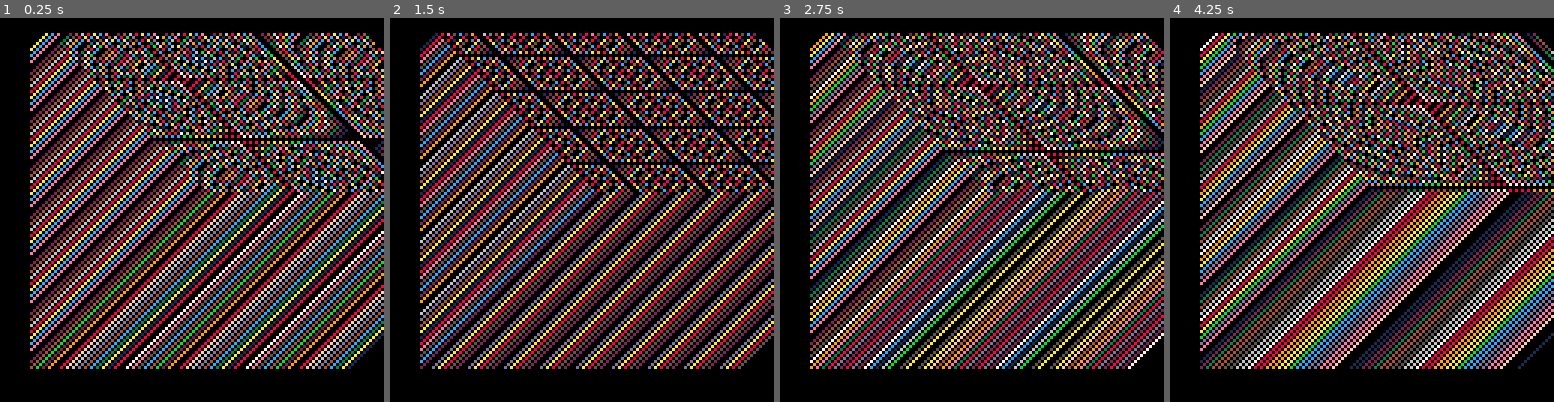
Above: before the commit, frames 1-4 (left to right).
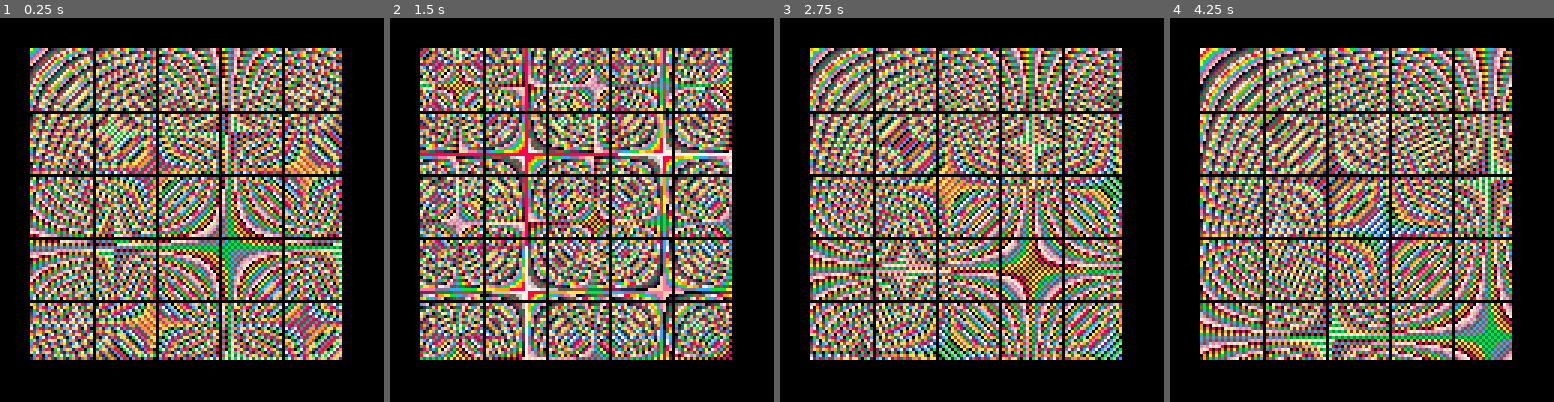
Above: after the commit, the same moments.

Repository: 0x4D5352/mussar.p8
Game: PICO-8 cartridge rainbow_cube.p8
The game is run twice, just before and just after one commit, with the same random seed, the same clock (stepped at 60 frames per second) and the same inputs.
Inputs:
- Up to frame 1 (0.25 s): no input
- Up to frame 2 (1.5 s): no input
- Up to frame 3 (2.75 s): no input
- Up to frame 4 (4.25 s): no input

The runs differ from the first frame. In frame 1, 65% of the frame differs, in the area x 7-100%, y 3-92%; in frame 2, 65%; in frame 3, 66%; in frame 4, 66%.

Commit message:
update rainbow_cube.p8

Diff:
--- a/rainbow_cube.p8
+++ b/rainbow_cube.p8
@@ -16,12 +16,15 @@
 
 function _draw()
 	cls()
-	for y=10,117,2 do
-		for x=10,117,2 do
+	local step = 1.05
+	local start = 10
+	local finish = 114
+	for y=start,finish,step do
+		for x=start,finish,step do
 			local y2 = y / 2
-			line(x,y,x+y2,y2,y*x/clr)
+			--line(x,y,x+y2,y2,y*x/clr)
 			--circfill(x,y,(x/y)+1,y*clr/x)
-			--pset(x,y,x*y/clr)
+			pset(x,y,x*y/clr)
 		end
 	end
 	--     x1 y1 x2 y2
